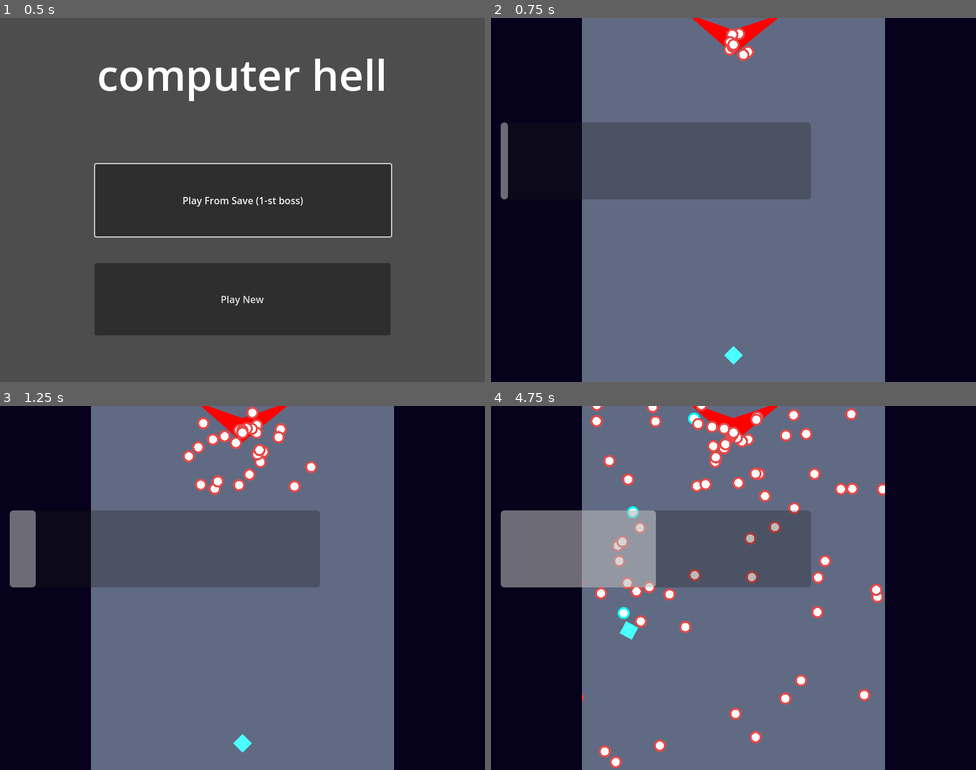
Above: before the commit, frames 1-4 (two rows, left to right).
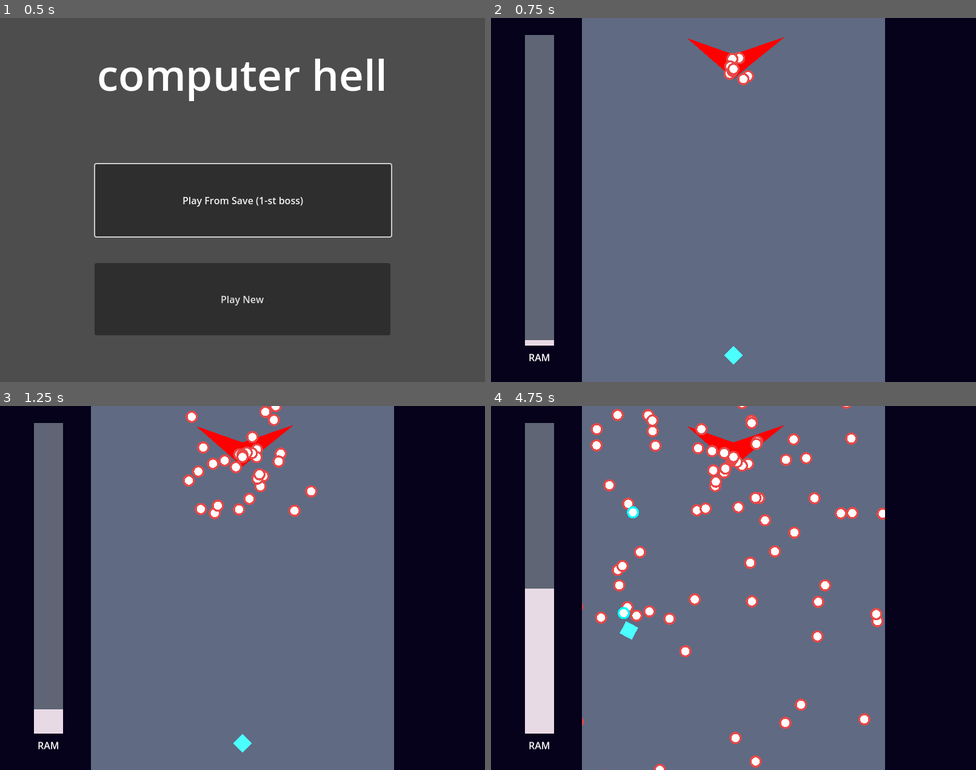
Above: after the commit, the same moments.

Repository: RainMa22/BulletHell
Game: Godot game, scene res://Scenes/Title.tscn
Same seed, same stepped clock (60 frames per second), same inputs: the game is played once before the commit and once after it.
Inputs:
- Up to frame 1 (0.5 s): no input
- Up to frame 2 (0.75 s): click "Play From Save (1-st boss)" at 0.5 s
- Up to frame 3 (1.25 s): no input
- Up to frame 4 (4.75 s): hold D (Right) 1.28-2.03 s; hold Z (Shoot) 1.28-2.03 s; hold S (Down) 2.03-2.78 s; tap Z (Shoot) at 2.1, 3.6 s; hold D (Right) 2.78-3.53 s; hold Z (Shoot) 2.78-3.53 s; hold W (Up) 3.53-4.28 s; hold A (Left) from 4.28 s (still down); hold Z (Shoot) from 4.28 s (still down)

Frame 1 is identical in both runs. In frame 2, 17% of the frame differs, in the area x 2-66%, y 0-95%; in frame 3, 19%; in frame 4, 23%, in the area x 2-82%, y 0-100%.

Commit message:
Game over and victory states

Diff:
--- a/Scenes/Game.tscn
+++ b/Scenes/Game.tscn
@@ -1,10 +1,11 @@
-[gd_scene load_steps=6 format=3 uid="uid://wuw80b1roaq"]
+[gd_scene load_steps=7 format=3 uid="uid://wuw80b1roaq"]
 
 [ext_resource type="Script" path="res://src/Game.gd" id="1_fg8e7"]
 [ext_resource type="PackedScene" uid="uid://cwn1aknxem4n4" path="res://src/player/Player.tscn" id="1_udpsn"]
 [ext_resource type="PackedScene" uid="uid://cy4gofdhytyvf" path="res://src/boss/Boss.tscn" id="2_4fr0q"]
 [ext_resource type="PackedScene" uid="uid://crodou4hnnv8n" path="res://src/ui/ram_bar.tscn" id="4_oghjs"]
 [ext_resource type="Texture2D" uid="uid://b45jiiec4v6sh" path="res://resources/visuals/Whitex64.png" id="5_8pbe5"]
+[ext_resource type="AudioStream" uid="uid://dkfcjcakp2a8g" path="res://resources/music/ProGamingTechnique.wav" id="6_en3a1"]
 
 [node name="Game" type="Node2D"]
 script = ExtResource("1_fg8e7")
@@ -40,15 +41,46 @@
 scale = Vector2(0.99701, 1)
 
 [node name="Boss" parent="GameContent" instance=ExtResource("2_4fr0q")]
-position = Vector2(250, 744)
+position = Vector2(250, 784)
 
 [node name="Camera" type="Camera2D" parent="."]
 scale = Vector2(1, 0.991097)
 
 [node name="RAMBar" parent="Camera" instance=ExtResource("4_oghjs")]
 z_index = 100
-offset_left = -384.0
-offset_top = -129.15
-offset_right = 128.0
-offset_bottom = -1.14984
+offset_left = -344.0
+offset_top = 242.156
+offset_right = 172.35
+offset_bottom = 289.931
+rotation = -1.5708
 metadata/_edit_use_anchors_ = true
+
+[node name="RAM" type="RichTextLabel" parent="Camera"]
+offset_left = -344.0
+offset_top = 250.0
+offset_right = -296.0
+offset_bottom = 274.0
+bbcode_enabled = true
+text = "[center]RAM"
+fit_content = true
+
+[node name="Result" type="RichTextLabel" parent="."]
+anchors_preset = 8
+anchor_left = 0.5
+anchor_top = 0.5
+anchor_right = 0.5
+anchor_bottom = 0.5
+offset_left = -248.0
+offset_top = -32.0
+offset_right = 248.0
+offset_bottom = 92.0
+grow_horizontal = 2
+grow_vertical = 2
+theme_override_font_sizes/normal_font_size = 46
+bbcode_enabled = true
+fit_content = true
+scroll_active = false
+
+[node name="AudioStreamPlayer" type="AudioStreamPlayer" parent="."]
+stream = ExtResource("6_en3a1")
+autoplay = true
--- a/project.godot
+++ b/project.godot
@@ -43,6 +43,7 @@
 , Object(InputEventKey,"resource_local_to_scene":false,"resource_name":"","device":0,"window_id":0,"alt_pressed":false,"shift_pressed":false,"ctrl_pressed":false,"meta_pressed":false,"pressed":false,"keycode":4194310,"physical_keycode":0,"key_label":0,"unicode":0,"echo":false,"script":null)
 , Object(InputEventKey,"resource_local_to_scene":false,"resource_name":"","device":0,"window_id":0,"alt_pressed":false,"shift_pressed":false,"ctrl_pressed":false,"meta_pressed":false,"pressed":false,"keycode":32,"physical_keycode":0,"key_label":0,"unicode":32,"echo":false,"script":null)
 , Object(InputEventJoypadButton,"resource_local_to_scene":false,"resource_name":"","device":-1,"button_index":0,"pressure":0.0,"pressed":true,"script":null)
+, Object(InputEventKey,"resource_local_to_scene":false,"resource_name":"","device":-1,"window_id":0,"alt_pressed":false,"shift_pressed":false,"ctrl_pressed":false,"meta_pressed":false,"pressed":false,"keycode":0,"physical_keycode":90,"key_label":0,"unicode":122,"echo":false,"script":null)
 ]
 }
 ui_select={
@@ -50,6 +51,7 @@
 "events": [Object(InputEventJoypadButton,"resource_local_to_scene":false,"resource_name":"","device":0,"button_index":3,"pressure":0.0,"pressed":false,"script":null)
 , Object(InputEventKey,"resource_local_to_scene":false,"resource_name":"","device":0,"window_id":0,"alt_pressed":false,"shift_pressed":false,"ctrl_pressed":false,"meta_pressed":false,"pressed":false,"keycode":32,"physical_keycode":0,"key_label":0,"unicode":32,"echo":false,"script":null)
 , Object(InputEventJoypadButton,"resource_local_to_scene":false,"resource_name":"","device":-1,"button_index":0,"pressure":0.0,"pressed":true,"script":null)
+, Object(InputEventKey,"resource_local_to_scene":false,"resource_name":"","device":-1,"window_id":0,"alt_pressed":false,"shift_pressed":false,"ctrl_pressed":false,"meta_pressed":false,"pressed":false,"keycode":0,"physical_keycode":90,"key_label":0,"unicode":122,"echo":false,"script":null)
 ]
 }
 ui_left={
--- a/src/Game.gd
+++ b/src/Game.gd
@@ -1,9 +1,25 @@
 class_name Game extends Node2D
 
 
+
+#################################################################
+# GAME                                                          #
+# Main game logic, general organisation for gameplay exclusive. #
+#################################################################
+
+
+
+var player : Player
+var boss : Boss
 
 func _ready():
 	Global.bullet_counter = 0 # Reset bullet counter when the game opens.
 
 func _process(delta):
 	pass
+
+func boss_died():
+	$Result.text = "[center]yippie!"
+
+func player_died():
+	$Result.text = "[center]skill issue"
--- a/src/boss/Boss.gd
+++ b/src/boss/Boss.gd
@@ -5,7 +5,7 @@
 
 var patterns = null
 var state
-var health: Health
+var health : Health
 
 var bullet = preload("res://src/bullet/EnemyBullet.tscn")
 
@@ -32,6 +32,12 @@
 # Called when the node enters the scene tree for the first time.
 func _ready():
 	health = $Health
+	health.max_health = 100
+	health.health = 100
+
+	get_parent().get_parent().boss = self
+	health.on_died.connect(get_parent().get_parent().boss_died)
+
 	state = 0
 	patterns = [RandomPattern.new(self,DEFAULT_PATTERN_RATE,DEFAULT_FIRERATE)]
 	self.randomize(50, 0, 0)
--- a/src/bullet/Bullet.gd
+++ b/src/bullet/Bullet.gd
@@ -24,7 +24,7 @@
 var velocity := Vector2.ZERO
 
 @onready var expire_timer : Timer = $ExpireTimer
-const expire_time = 0.1
+const expire_time = 0.01
 
 
 
--- a/src/global/Global.gd
+++ b/src/global/Global.gd
@@ -7,12 +7,16 @@
 signal bullet_counter_decreased(new_value)
 var bullet_counter : int = 0:
 	set(val):
+
+		chaos_value = float(val) / 200 # UPDATE THE CHAOS VALUE with the new value
+
 		if val > bullet_counter:
 			bullet_counter_increased.emit(val) # Increase, emit signal.
 		elif val < bullet_counter:
 			bullet_counter_decreased.emit(val) # Decrease, emit signal.
 
 		bullet_counter = val # Assign bullet count
+
 
 		# print(bullet_counter) # DEBUG: print bullet counter
 	get:
@@ -22,6 +26,3 @@
 
 func _ready():
 	current_boss = 1
-
-func _process(delta):
-	chaos_value = float(bullet_counter) / 100
--- a/src/player/Player.gd
+++ b/src/player/Player.gd
@@ -31,7 +31,8 @@
 
 
 func _ready():
-	pass
+	get_parent().get_parent().player = self
+	health.on_died.connect(get_parent().get_parent().player_died)
 
 func _process(delta):
 	update_inputs()
--- a/src/ui/ram_bar.tscn
+++ b/src/ui/ram_bar.tscn
@@ -1,10 +1,18 @@
-[gd_scene load_steps=2 format=3 uid="uid://crodou4hnnv8n"]
+[gd_scene load_steps=4 format=3 uid="uid://crodou4hnnv8n"]
 
 [ext_resource type="Script" path="res://src/ui/RAMBar.gd" id="1_bqt02"]
+
+[sub_resource type="StyleBoxFlat" id="StyleBoxFlat_lehv8"]
+bg_color = Color(0.372549, 0.396078, 0.458824, 1)
+
+[sub_resource type="StyleBoxFlat" id="StyleBoxFlat_gee0f"]
+bg_color = Color(0.909804, 0.854902, 0.898039, 1)
 
 [node name="RAMBar" type="ProgressBar"]
 offset_right = 512.0
 offset_bottom = 128.0
+theme_override_styles/background = SubResource("StyleBoxFlat_lehv8")
+theme_override_styles/fill = SubResource("StyleBoxFlat_gee0f")
 max_value = 1.0
 step = 0.001
 show_percentage = false
Not shown, added: resources/music/ProGamingTechnique.wav.import
